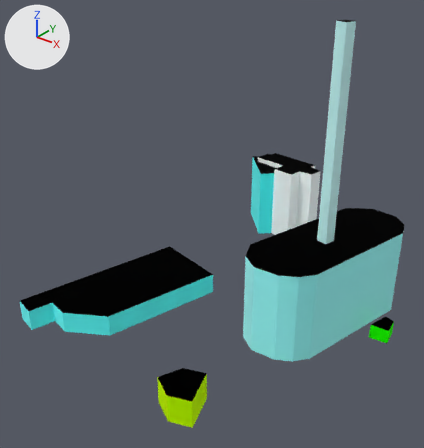
One commit to the glTF model web/public/assets/cities/melbourne/tiles/0_-2.far.glb: the scene before it, then after it.
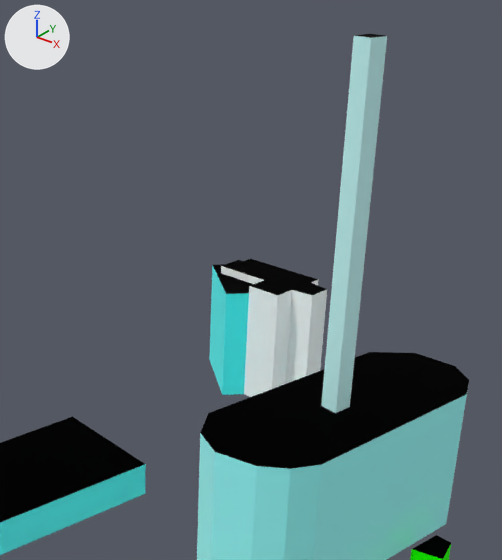
There are two pictures of each version: one whole from a 50 mm camera at (245.0, -645.0, 192.0) aimed at (62.0, -417.0, 50.0), one close up on the part from 30% to 100% of the width and 0% to 74% of the height. Arrows for +X, +Y and +Z are at upper left; the lights stay in place. The first two pictures are the older version. Where no turn or scale is listed for an object, it has been applied to the vertices. Vertices at exactly the same position are counted once.

Names of what the first close-up shows: '0_-2_far'.
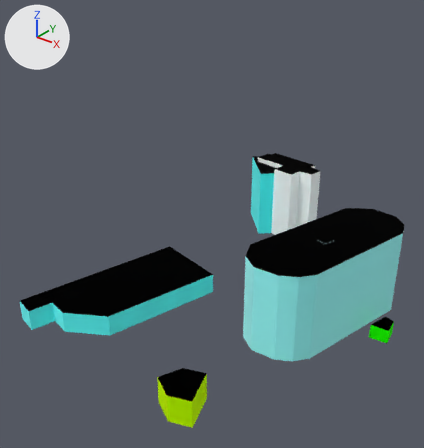
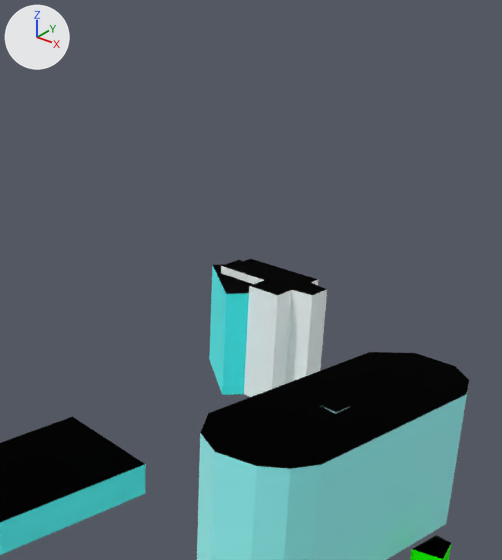
Where the newer file only moved an object's origin or applied its transform, the numbers keep the older frame.

Changed parts and their boxes (x1, y1, x2, y2) in the close-ups (502 x 560 px; the box of a moved part takes in the faces that stretch with it):
'0_-2_far', reshaped
    before: (0, 34, 469, 560)
    after: (0, 259, 469, 560)
part 1 of me_0__2_far, moved or reshaped
    before: (321, 34, 387, 413)
    after: (321, 400, 350, 413)

What changed in the scene script:
```text
Change me_0__2_far:
    used by ob_0__2_far; location = (71.0, -392.5, 76.6)
    remove me_0__2_far.from_pydata(...)  # 96 vertices, 136 faces; spans x -86.0..86.0, y -108.0..108.0, z -82.0..82.0
    add me_0__2_far.from_pydata(...)  # 99 vertices, 143 faces; spans x -86.0..86.0, y -108.0..108.0, z -82.0..-30.0
    me_0__2_far part 1
    4 vertices are removed from x 42.0..49.0, y 1.0..8.0, z 82.0
    10 faces are deleted
    4 vertices move from x 42.0..49.0, y 1.0..8.0, z -81.0 to x 42.0..50.0, y 1.0..8.0, z -65.0
    4 vertices are added at (42.0, 2.0, -30.0), (44.0, 8.0, -30.0), (48.0, 1.0, -30.0), (50.0, 7.0, -30.0)
    8 new faces join them, mat_facade
    4 new faces join them, mat_roof
    other edits to the shape of me_0__2_far do not show in these pictures
```
